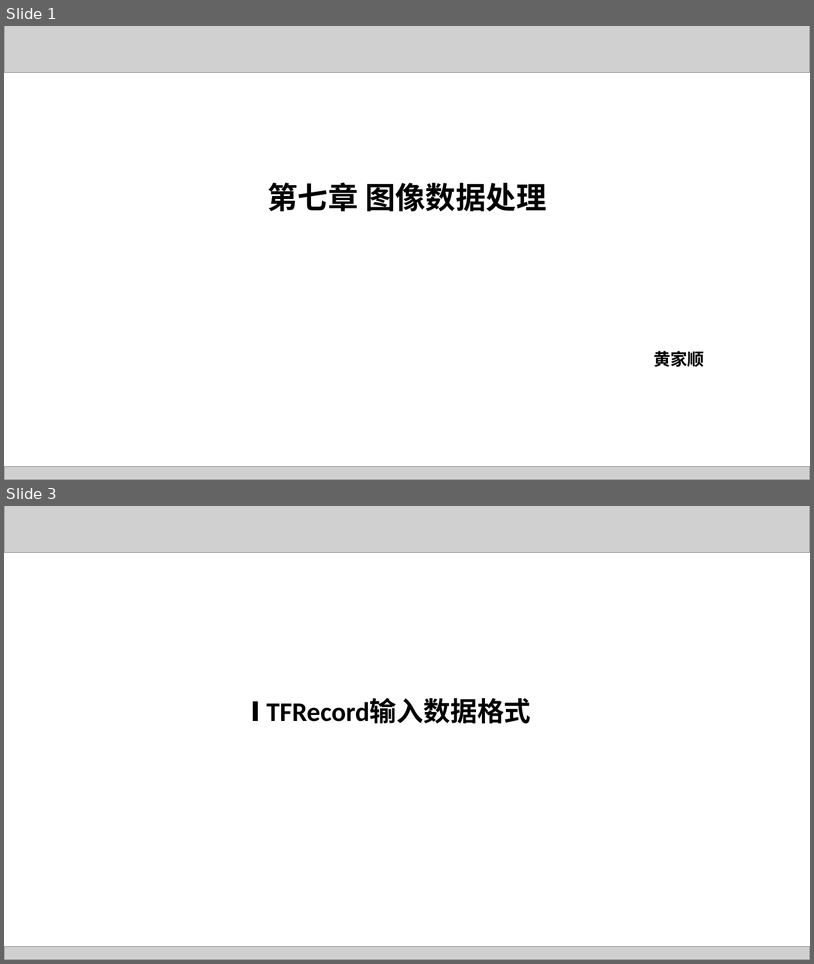
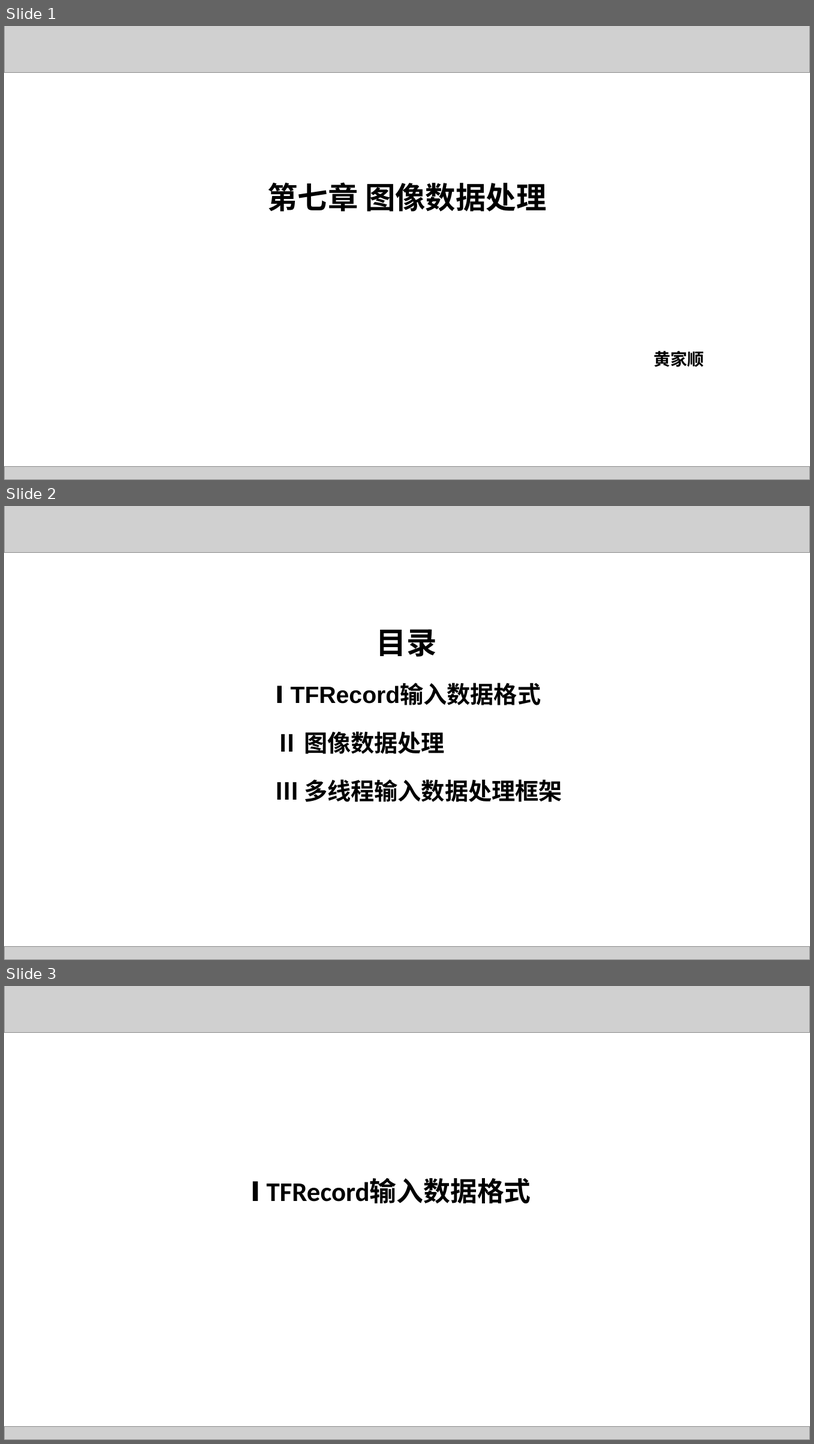
Before and after one commit to lhuangjs/tensotflow-in-action, a slide deck: supports/ppt/chapter7/chapter7.pptx. Shown one above the other, each under a label of ours: slides 1 and 3 before the commit, slides 1, 2 and 3 after it; the slides between them are not shown. The pictures are 814x964 and 814x1444 pixels, drawn with LibreOffice and Linux fonts; fonts in the diff are those of the drawing; grey boxes stand for pictures. Boxes give left, top, right and bottom in pixels: in the first picture for what was removed or moved away, otherwise in the second. Text is boxed around its words. In the diff, an @@ line names an element or a change of style, - is before the commit and + after.

```diff
--- a/supports/ppt/chapter7/chapter7.pptx
+++ b/supports/ppt/chapter7/chapter7.pptx
@@ slide 2 added at (4, 506, 810, 960), background #FFFFFF @@
@@ picture added at (4, 506, 810, 553) @@
@@ text added at (377, 629, 437, 657), 36 pt, text #000000, bold @@
+目录
@@ text added at (275, 685, 563, 802), 28 pt, text #000000, bold @@
+Ⅰ TFRecord输入数据格式
+Ⅱ 图像数据处理
+Ⅲ 多线程输入数据处理框架
@@ picture added at (4, 946, 810, 960) @@
```
Also in this commit, not shown: 9 slides changed, 3 other slides added, 17 slides removed.
